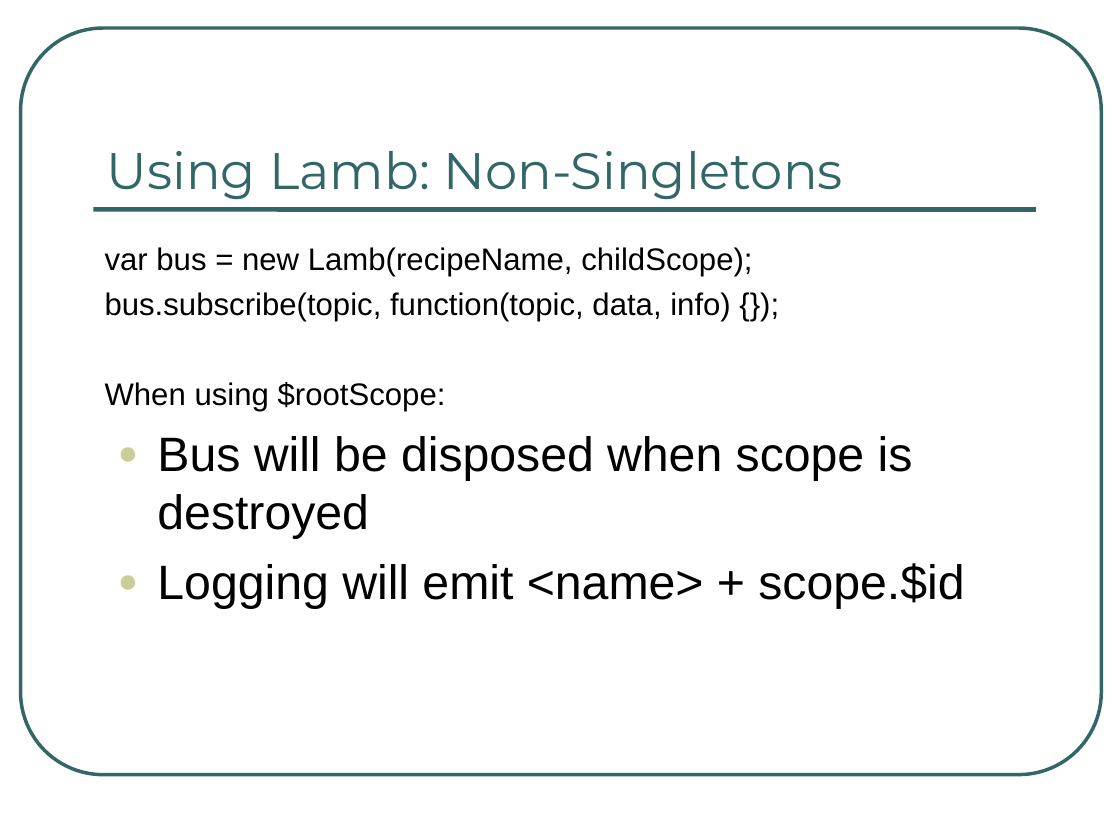
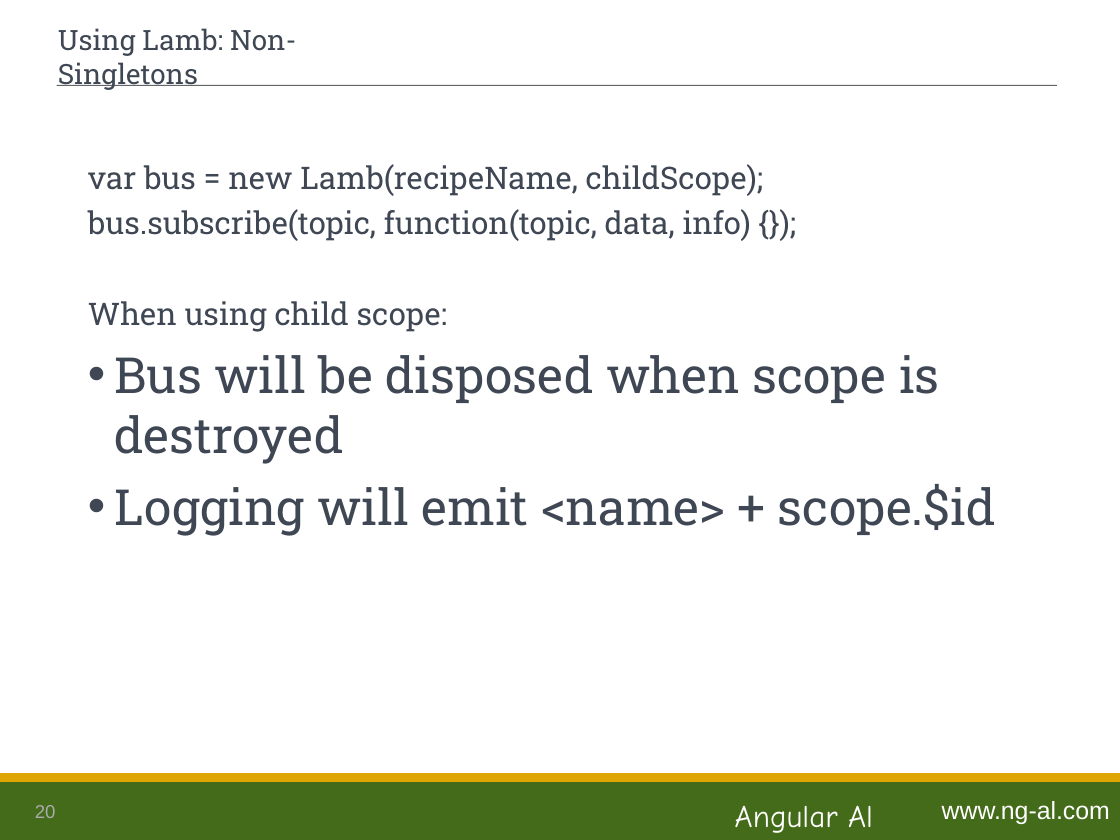
Before and after one commit to ng-al/LambSampleApp, a slide deck: slide 20 of Lamb.ppt. Drawn at 1120x840 pixels with LibreOffice and Linux fonts; fonts in the diff are those of the drawing. Boxes give left, top, right and bottom in pixels: in the first picture for what was removed or moved away, otherwise in the second. Text is boxed around its words. In the diff, an @@ line names an element or a change of style, - is before the commit and + after.

```diff
--- a/Lamb.ppt
+++ b/Lamb.ppt
@@ rounded rectangle removed at [20,28,1101,775] @@
@@ title "Using Lamb: Non-Singletons": place and size @@
-title "Using Lamb: Non-Singletons" at [106,151,842,200]
+title "Using Lamb: Non-Singletons" at [58,28,296,90]
@@ title "Using Lamb: Non-Singletons" at [58,28,296,90]: size 33 to 18 pt, font Montserrat to Roboto Slab, text colour #336666 to #3E4753; vertical alignment bottom to middle @@
@@ line moved from (93, 209) - (1036, 209) to (57, 85) - (1057, 85) @@
@@ line (57, 85) - (1057, 85): stroke #336666 3 pt to #626366 0.74 pt @@
@@ text "var bus = new Lamb(recipeName, ...": place and size @@
-text "var bus = new Lamb(recipeName, ..." at [105,247,964,609]
+text "var bus = new Lamb(recipeName, ..." at [88,164,996,536]
@@ text at [88,164,996,536]: font Arial to Roboto Slab, text colour #000000 to #3E4753 in "var bus = new Lamb(recipeName, childScope);", "bus.subscribe(topic, function(topic, data, info) {});", "Bus will be disposed when scope is ...", "Logging will emit <name> + scope.$id"; size 31 to 32 pt in "Bus will be disposed when scope is ...", "Logging will emit <name> + scope.$id"; bullet ● to •; bullet colour #CCCC99 to #3E4753 @@
@@ text at [88,301,447,332]: text changed; font Arial to Roboto Slab; text colour #000000 to #3E4753 @@
-When using $rootScope:
+When using child scope:
@@ rectangle added at [0,778,1120,840], fill #446B19 @@
@@ rectangle added at [0,775,1120,781], fill #DFA602, outline #DFA602 2.01 pt @@
@@ page number added at [35,805,56,818], 12 pt, text #AAABAC @@
+20
@@ text added at [735,805,873,833], 20 pt, text #FFFFFF @@
+Angular Al
@@ text added at [942,801,1110,824], 16 pt, text #FFFFFF @@
+www.ng-al.com
```
Also in this commit, not shown: 37 other slides changed, 1 slide added, 1 other file.
